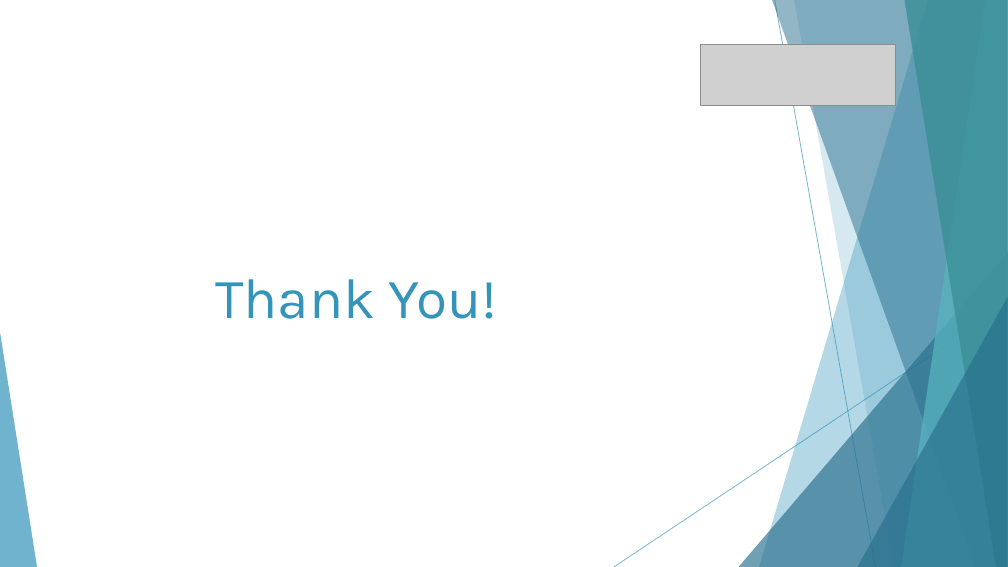
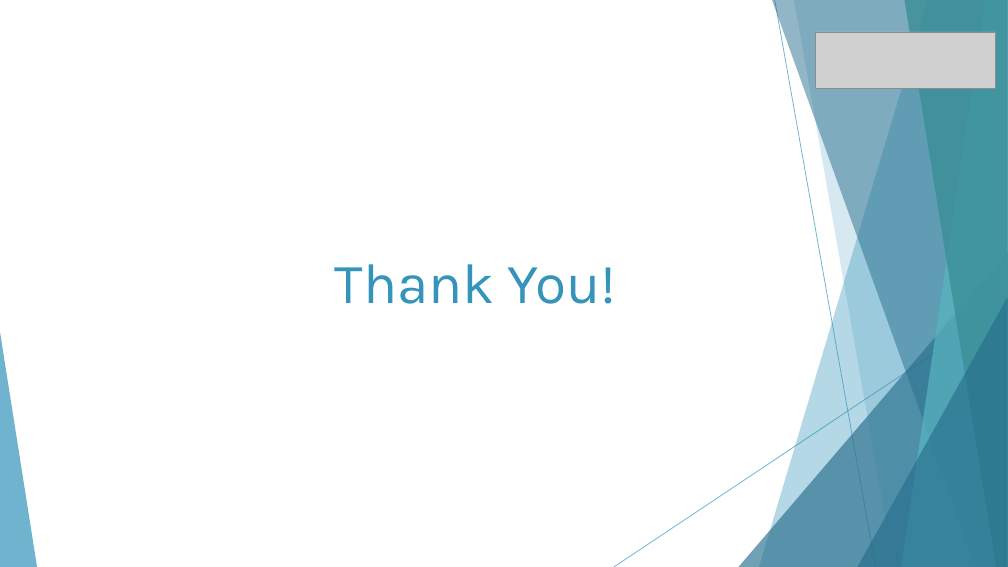
Before and after one commit to sresende/airbnb_data_analysis, a slide deck: slide 16 of Airbnb Presentation.pptx (slide 8 before the commit). Drawn at 1008x567 pixels with LibreOffice and Linux fonts; fonts in the diff are those of the drawing; grey boxes stand for pictures. Boxes give left, top, right and bottom in pixels: in the first picture for what was removed or moved away, otherwise in the second. Text is boxed around its words. In the diff, an @@ line names an element or a change of style, - is before the commit and + after.

```diff
--- a/Airbnb Presentation.pptx
+++ b/Airbnb Presentation.pptx
@@ picture resized from (x1=701, y1=44, x2=895, y2=104) to (x1=815, y1=32, x2=995, y2=88) @@
@@ title "Thank You!" moved from (x1=215, y1=279, x2=497, y2=319) to (x1=335, y1=264, x2=616, y2=304) @@
@@ title "Thank You!" at (x1=335, y1=264, x2=616, y2=304): alignment left to centre @@
```
Also in this commit, not shown: 2 other slides changed, 13 slides added, 5 slides removed, 12 other files.
